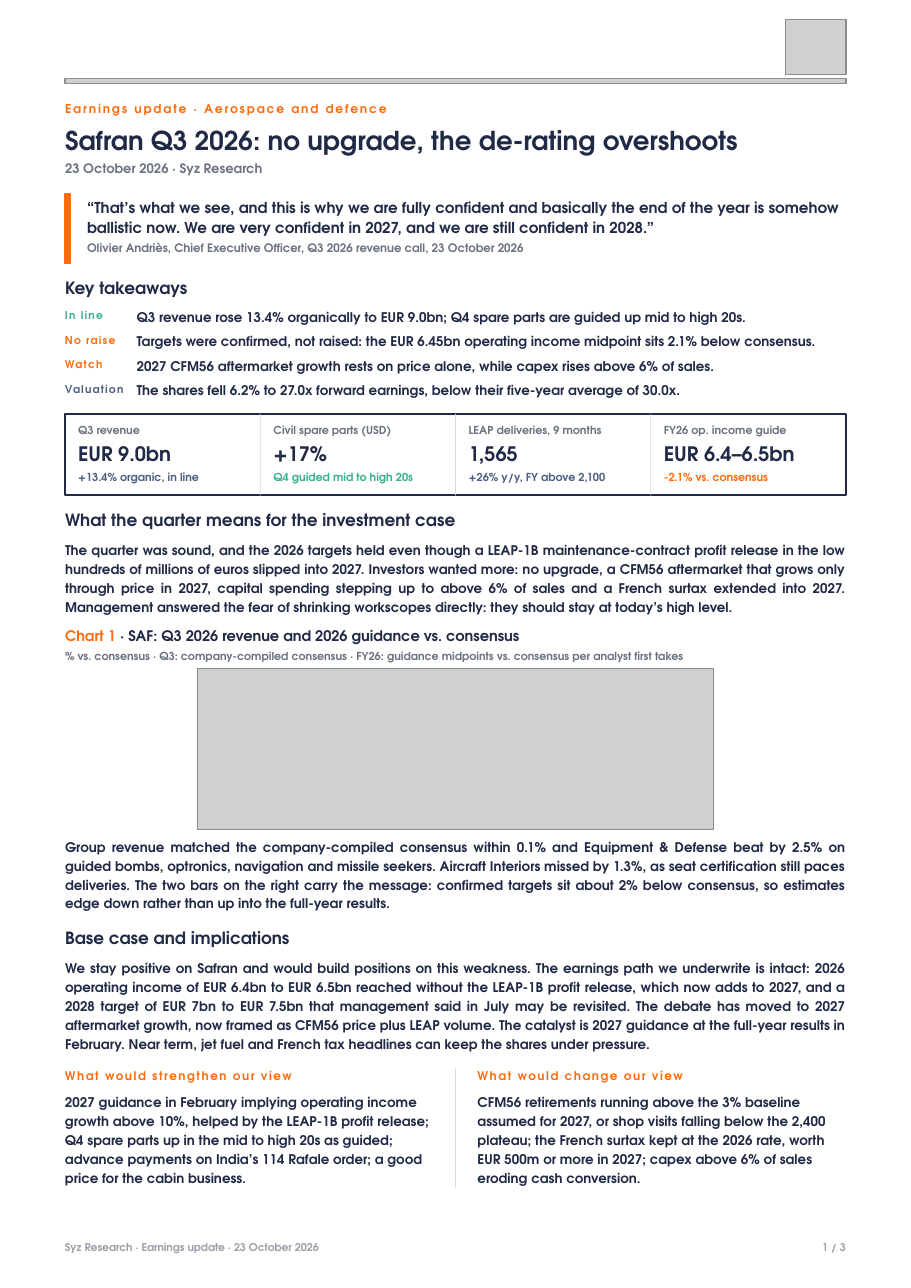
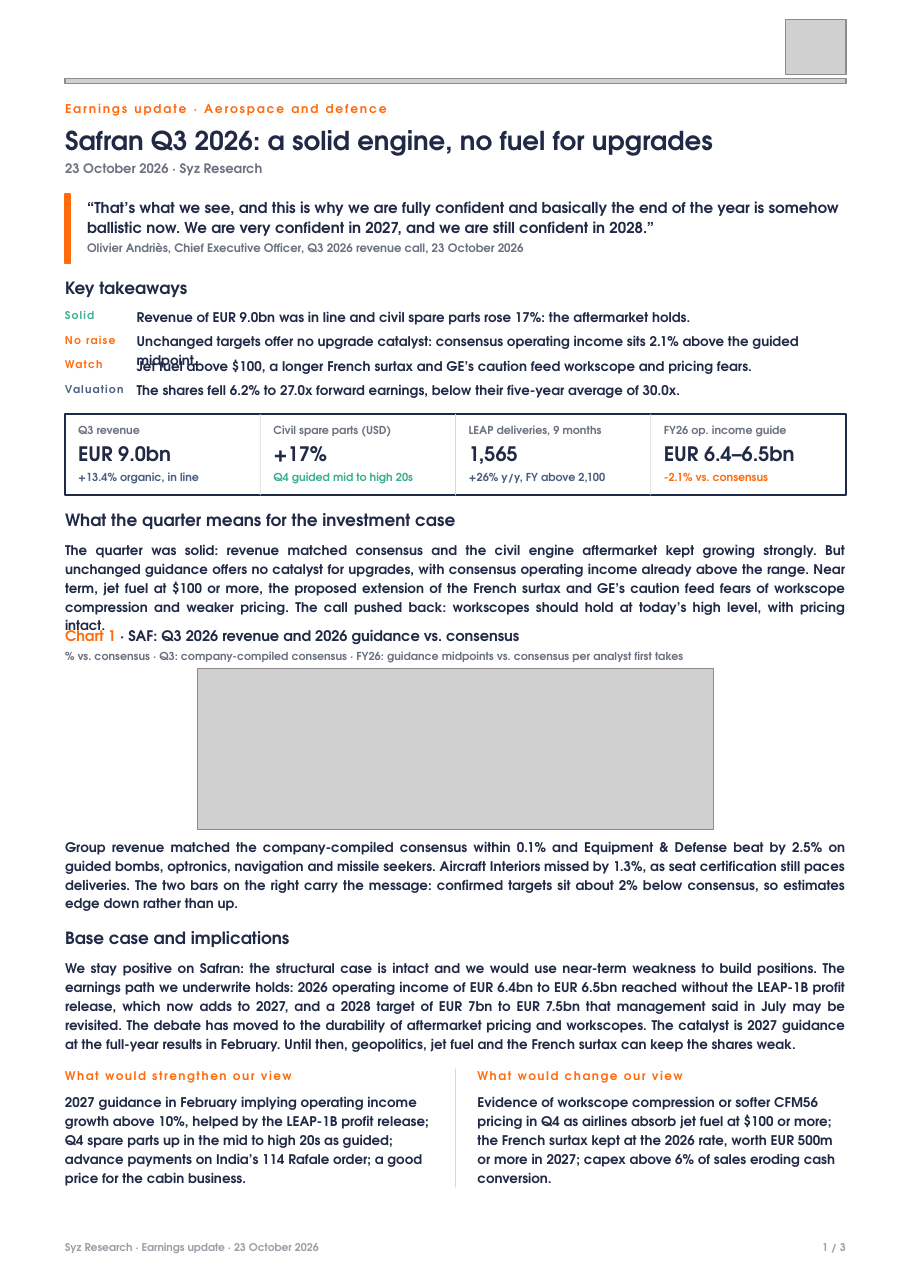
Before and after one commit to jb-db05/syz-earnings, a slide deck: slide 1 of reports/SAF_Q3_2026/Earnings_Update_SAF_Q32026.pptx. Drawn at 911x1288 pixels with LibreOffice and Linux fonts; fonts in the diff are those of the drawing; grey boxes stand for pictures. Boxes give left, top, right and bottom in pixels: in the first picture for what was removed or moved away, otherwise in the second. Text is boxed around its words. In the diff, an @@ line names an element or a change of style, - is before the commit and + after.

```diff
--- a/reports/SAF_Q3_2026/Earnings_Update_SAF_Q32026.pptx
+++ b/reports/SAF_Q3_2026/Earnings_Update_SAF_Q32026.pptx
@@ text at [65,130,713,156]: text changed @@
-Safran Q3 2026: no upgrade, the de-rating overshoots
+Safran Q3 2026: a solid engine, no fuel for upgrades
@@ text at [65,310,94,319]: text changed @@
-In line
+Solid
@@ text at [137,311,690,325]: text changed @@
-Q3 revenue rose 13.4% organically to EUR 9.0bn; Q4 spare parts are guided up mid to high 20s.
+Revenue of EUR 9.0bn was in line and civil spare parts rose 17%: the aftermarket holds.
@@ text at [137,335,798,349]: text changed @@
-Targets were confirmed, not raised: the EUR 6.45bn operating income midpoint sits 2.1% below consensus.
+Unchanged targets offer no upgrade catalyst: consensus operating income sits 2.1% above the guided midpoint.
@@ text at [137,357,752,378]: text changed @@
-2027 CFM56 aftermarket growth rests on price alone, while capex rises above 6% of sales.
+Jet fuel above $100, a longer French surtax and GE’s caution feed workscope and pricing fears.
@@ text at [65,544,845,615]: text changed @@
-The quarter was sound, and the 2026 targets held even though a LEAP-1B maintenance-contract profit release in the low hundreds of millions of euros slipped into 2027. Investors wanted more: no upgrade, a CFM56 aftermarket that grows only through price in 2027, capital spending stepping up to above 6% of sales and a French surtax extended into 2027. Management answered the fear of shrinking workscopes directly: they should stay at today’s high level.
+The quarter was solid: revenue matched consensus and the civil engine aftermarket kept growing strongly. But unchanged guidance offers no catalyst for upgrades, with consensus operating income already above the range. Near term, jet fuel at $100 or more, the proposed extension of the French surtax and GE’s caution feed fears of workscope compression and weaker pricing. The call pushed back: workscopes should hold at today’s high level, with pricing intact.
@@ text at [65,841,846,911]: text changed @@
-Group revenue matched the company-compiled consensus within 0.1% and Equipment & Defense beat by 2.5% on guided bombs, optronics, navigation and missile seekers. Aircraft Interiors missed by 1.3%, as seat certification still paces deliveries. The two bars on the right carry the message: confirmed targets sit about 2% below consensus, so estimates edge down rather than up into the full-year results.
+Group revenue matched the company-compiled consensus within 0.1% and Equipment & Defense beat by 2.5% on guided bombs, optronics, navigation and missile seekers. Aircraft Interiors missed by 1.3%, as seat certification still paces deliveries. The two bars on the right carry the message: confirmed targets sit about 2% below consensus, so estimates edge down rather than up.
@@ text at [65,962,845,1052]: text changed @@
-We stay positive on Safran and would build positions on this weakness. The earnings path we underwrite is intact: 2026 operating income of EUR 6.4bn to EUR 6.5bn reached without the LEAP-1B profit release, which now adds to 2027, and a 2028 target of EUR 7bn to EUR 7.5bn that management said in July may be revisited. The debate has moved to 2027 aftermarket growth, now framed as CFM56 price plus LEAP volume. The catalyst is 2027 guidance at the full-year results in February. Near term, jet fuel and French tax headlines can keep the shares under pressure.
+We stay positive on Safran: the structural case is intact and we would use near-term weakness to build positions. The earnings path we underwrite holds: 2026 operating income of EUR 6.4bn to EUR 6.5bn reached without the LEAP-1B profit release, which now adds to 2027, and a 2028 target of EUR 7bn to EUR 7.5bn that management said in July may be revisited. The debate has moved to the durability of aftermarket pricing and workscopes. The catalyst is 2027 guidance at the full-year results in February. Until then, geopolitics, jet fuel and the French surtax can keep the shares weak.
@@ text at [477,1096,835,1167]: text changed @@
-CFM56 retirements running above the 3% baseline assumed for 2027, or shop visits falling below the 2,400 plateau; the French surtax kept at the 2026 rate, worth EUR 500m or more in 2027; capex above 6% of sales eroding cash conversion.
+Evidence of workscope compression or softer CFM56 pricing in Q4 as airlines absorb jet fuel at $100 or more; the French surtax kept at the 2026 rate, worth EUR 500m or more in 2027; capex above 6% of sales eroding cash conversion.
```
Also in this commit, not shown: 1 other slide changed, 3 other files.
